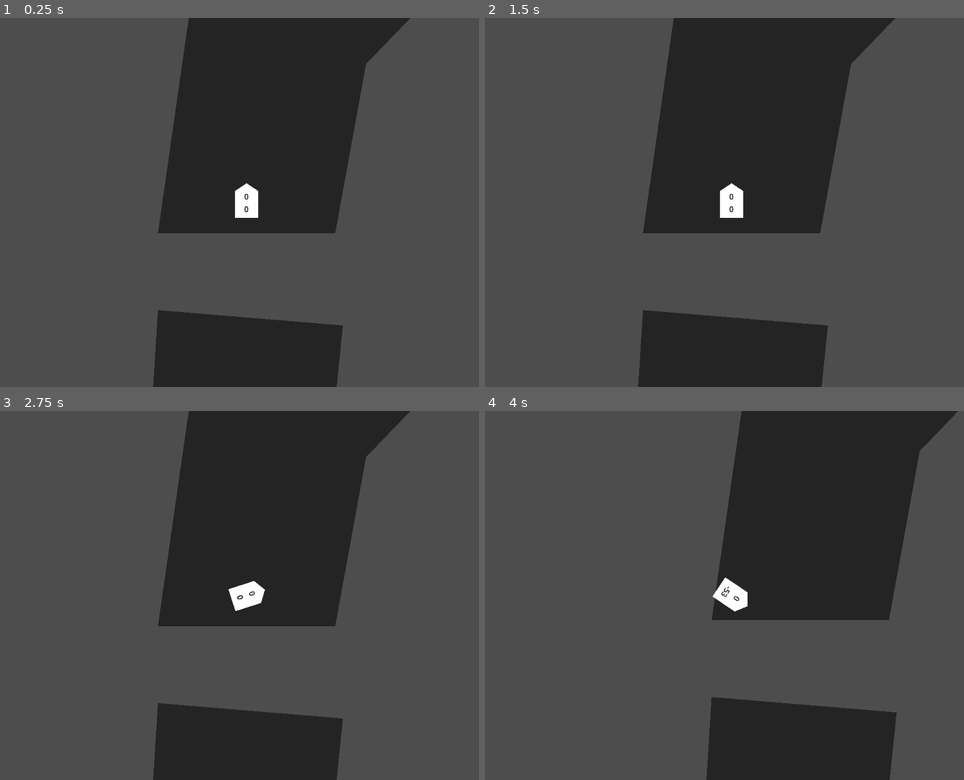
Above: before the commit, frames 1-4 (two rows, left to right).
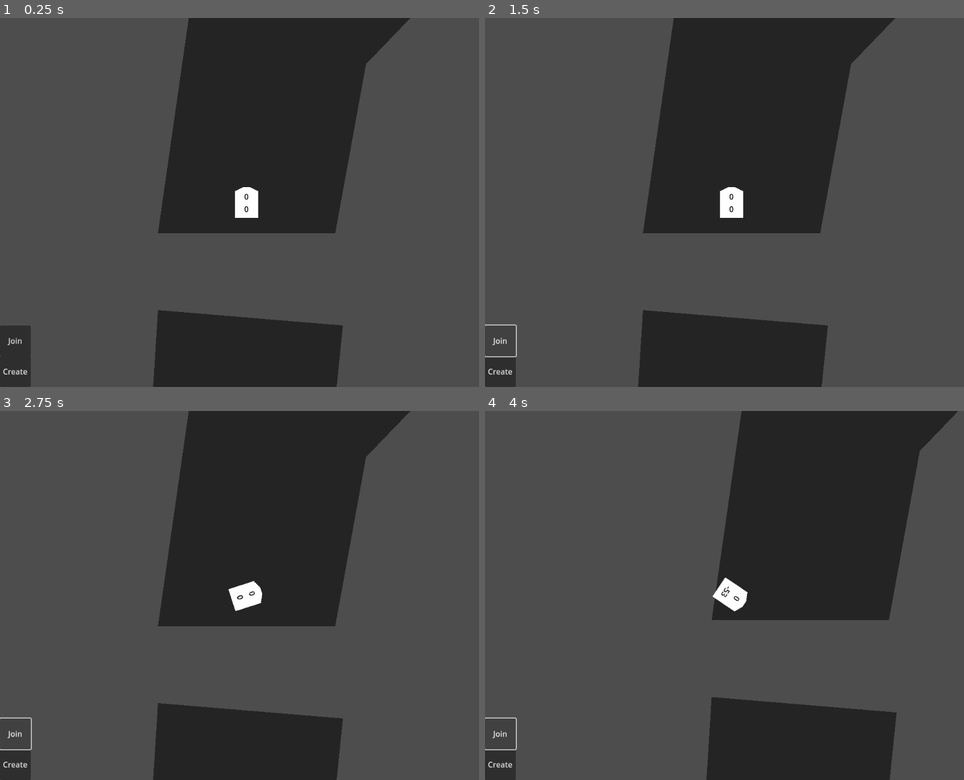
Above: after the commit, the same moments.

Repository: Tab-e-n/web-racing-game
Game: Godot game, scene res://Tracks/test_scene.tscn
Two runs of this game, one before a commit and one after it. Both use one fixed random seed, a clock stepped at 60 frames per second and the inputs below.
Inputs (mouse positions are in pixels of both pictures, inside the frame that each line leads up to):
- Up to frame 1 (0.25 s): no input
- Up to frame 2 (1.5 s): click (499, 372) at 0.5 s, where only the run after the commit has a clickable "Create"; click (499, 342) at 1.25 s, where only the run after the commit has a clickable "Join"
- Up to frame 3 (2.75 s): hold Right (right) from 2.03 s (still down)
- Up to frame 4 (4 s): release Right (right) at 2.78 s; hold Down (down) 2.78-3.53 s; hold Right (right) from 3.53 s (still down)

The runs differ from the first frame. In frame 1, 1.1% of the frame differs, in the area x 0-54%, y 44-100%; in frame 2, 0.6%; in frame 3, 0.6%; in frame 4, 0.6%.

Commit message:
web veci start

Diff:
--- /dev/null
+++ b/Objects/camera.tscn
@@ -0,0 +1,6 @@
+[gd_scene load_steps=2 format=3 uid="uid://buw70a4g4fxay"]
+
+[ext_resource type="Script" path="res://Scripts/camera.gd" id="1_cdspg"]
+
+[node name="camera" type="Camera2D"]
+script = ExtResource("1_cdspg")
--- /dev/null
+++ b/Objects/opponent_visualizer.tscn
@@ -0,0 +1,6 @@
+[gd_scene load_steps=2 format=3 uid="uid://d1u3cho1sh1kk"]
+
+[ext_resource type="Script" path="res://Scripts/opponent_visualizer.gd" id="1_txqe7"]
+
+[node name="opponent_visualizer" type="Node2D"]
+script = ExtResource("1_txqe7")
--- a/Objects/racecar.tscn
+++ b/Objects/racecar.tscn
@@ -1,7 +1,8 @@
-[gd_scene load_steps=4 format=3 uid="uid://dq4jcgjndycyl"]
+[gd_scene load_steps=5 format=3 uid="uid://dq4jcgjndycyl"]
 
 [ext_resource type="Script" path="res://Scripts/racecar.gd" id="1_xv4uw"]
 [ext_resource type="Texture2D" uid="uid://doxnw8vkcqiag" path="res://Textures/debug_vector.png" id="2_4oll1"]
+[ext_resource type="Texture2D" uid="uid://c56eq264u8rd4" path="res://Textures/placeholder_car.png" id="2_47ljj"]
 
 [sub_resource type="RectangleShape2D" id="RectangleShape2D_1j6se"]
 size = Vector2(48, 64)
@@ -9,8 +10,8 @@
 [node name="Racecar" type="CharacterBody2D"]
 script = ExtResource("1_xv4uw")
 
-[node name="placeholder" type="Polygon2D" parent="."]
-polygon = PackedVector2Array(-24, 32, 24, 32, 24, -24, 0, -40, -24, -24)
+[node name="placeholder" type="Sprite2D" parent="."]
+texture = ExtResource("2_47ljj")
 
 [node name="collision" type="CollisionShape2D" parent="."]
 shape = SubResource("RectangleShape2D_1j6se")
--- /dev/null
+++ b/Objects/track_loader.tscn
@@ -0,0 +1,6 @@
+[gd_scene load_steps=2 format=3 uid="uid://be2hnvy4ty6sv"]
+
+[ext_resource type="Script" path="res://Scripts/track_loader.gd" id="1_lq12n"]
+
+[node name="track_loader" type="Node2D"]
+script = ExtResource("1_lq12n")
--- /dev/null
+++ b/Scripts/Netcode.gd
@@ -0,0 +1,147 @@
+extends Node
+
+# Autoload named Lobby
+
+# These signals can be connected to by a UI lobby scene or the game scene.
+signal player_connected(peer_id, player_info)
+signal player_disconnected(peer_id)
+signal server_disconnected
+
+const PORT = 7000
+const DEFAULT_SERVER_IP = "127.0.0.1" # IPv4 localhost
+const MAX_CONNECTIONS = 20
+
+# This will contain player info for every player,
+# with the keys being each player's unique IDs.
+var players = {}
+# This is the local player info. This should be modified locally
+# before the connection is made. It will be passed to every other peer.
+# For example, the value of "name" can be set to something the player
+# entered in a UI scene.
+var player_info = {
+	"name": "Name",
+	"palette" : 0,
+}
+var players_loaded = 0
+var is_a_player : bool = true
+var is_a_spectator : bool = false
+
+var current_track_name : String = ""
+
+var rcp_delay : int = 0
+
+func _ready():
+	multiplayer.peer_connected.connect(_on_player_connected)
+	multiplayer.peer_disconnected.connect(_on_player_disconnected)
+	multiplayer.connected_to_server.connect(_on_connected_ok)
+	multiplayer.connection_failed.connect(_on_connected_fail)
+	multiplayer.server_disconnected.connect(_on_server_disconnected)
+
+
+func _physics_process(delta):
+	if multiplayer.multiplayer_peer != null:
+		if multiplayer.is_server():
+			rcp_delay += 1
+			if rcp_delay >= 3:
+				get_car_data.rpc()
+				rcp_delay = 0
+#			print("server")
+
+
+func join_game(address = ""):
+	if address.is_empty():
+		address = DEFAULT_SERVER_IP
+	var peer = ENetMultiplayerPeer.new()
+	var error = peer.create_client(address, PORT)
+	if error:
+		return error
+	multiplayer.multiplayer_peer = peer
+
+
+func create_game():
+	var peer = ENetMultiplayerPeer.new()
+	var error = peer.create_server(PORT, MAX_CONNECTIONS)
+	if error:
+		return error
+	multiplayer.multiplayer_peer = peer
+
+	players[1] = player_info
+	player_connected.emit(1, player_info)
+
+
+func remove_multiplayer_peer():
+	multiplayer.multiplayer_peer = null
+
+
+# When the server decides to start the game from a UI scene,
+# do Lobby.load_game.rpc(filepath)
+#@rpc("call_local", "reliable")
+#func load_game(game_scene_path):
+#	get_tree().change_scene_to_file(game_scene_path)
+
+@rpc("authority", "call_local", "unreliable")
+func get_car_data():
+	if is_a_spectator or not is_a_player:
+		return
+	if get_tree().current_scene.has_method("get_car_data"):
+		var car_data = get_tree().current_scene.get_car_data()
+		send_car_data.rpc(car_data)
+
+@rpc("any_peer", "call_remote", "unreliable")
+func send_car_data(car_data : Dictionary):
+	var peer_id = multiplayer.get_remote_sender_id()
+	if players.has(peer_id):
+		players[peer_id]["car_data"] = car_data.duplicate()
+#		print("data_recieved")
+
+@rpc("authority", "call_local", "reliable")
+func send_game_info(game_info : Dictionary):
+	current_track_name = game_info["track_name"]
+
+# Every peer will call this when they have loaded the game scene.
+#@rpc("any_peer", "call_local", "reliable")
+#func player_loaded():
+#	if multiplayer.is_server():
+#		players_loaded += 1
+#		if players_loaded == players.size():
+#			$/root/Game.start_game()
+#			players_loaded = 0
+
+
+# When a peer connects, send them my player info.
+# This allows transfer of all desired data for each player, not only the unique ID.
+func _on_player_connected(id):
+	_register_player.rpc_id(id, player_info)
+	if multiplayer.is_server():
+		var game_info = {}
+		game_info["track_name"] = current_track_name
+		send_game_info.rpc_id(id, game_info)
+
+
+@rpc("any_peer", "reliable")
+func _register_player(new_player_info):
+#	print("register")
+	var new_player_id = multiplayer.get_remote_sender_id()
+	players[new_player_id] = new_player_info
+	player_connected.emit(new_player_id, new_player_info)
+
+
+func _on_player_disconnected(id):
+	players.erase(id)
+	player_disconnected.emit(id)
+
+
+func _on_connected_ok():
+	var peer_id = multiplayer.get_unique_id()
+	players[peer_id] = player_info
+	player_connected.emit(peer_id, player_info)
+
+
+func _on_connected_fail():
+	multiplayer.multiplayer_peer = null
+
+
+func _on_server_disconnected():
+	multiplayer.multiplayer_peer = null
+	players.clear()
+	server_disconnected.emit()
--- /dev/null
+++ b/Scripts/camera.gd
@@ -0,0 +1,6 @@
+extends Camera2D
+
+func _physics_process(delta):
+	var target = get_parent().get_node("Racecar")
+	if target != null:
+		position = target.position
--- /dev/null
+++ b/Scripts/dev_line_tool.gd
@@ -0,0 +1,40 @@
+@tool
+extends Line2D
+
+class_name dev_line_tool
+
+@export var reload : bool = false
+@export_category("Car Simulation")
+@export var enable_car_simulation_turn : bool = false
+@export var car_simulation_curr_speed : float = 690
+@export var car_simulation_turn_speed : float = 0.03
+@export var car_simulation_end_rotation : float = PI/2
+
+func _ready():
+	if not Engine.is_editor_hint():
+		queue_free()
+	else:
+		var dot : Sprite2D = Sprite2D.new()
+		dot.texture = preload("res://Textures/debug_point.png")
+		add_child(dot)
+		modulate = Color(1, 0, 1, 0.5)
+		width = 2
+
+func _physics_process(delta):
+	if enable_car_simulation_turn:
+		if reload:
+			clear_points()
+			var repetitions : int = 0
+			var current_rot = 0
+			var point = Vector2(0, 0)
+			add_point(point)
+			while abs(current_rot) < car_simulation_end_rotation:
+				point.x += sin(current_rot) * car_simulation_curr_speed * delta
+				point.y += -cos(current_rot) * car_simulation_curr_speed * delta
+				add_point(point)
+				current_rot += car_simulation_turn_speed
+				repetitions += 1
+				if repetitions >= 1024:
+					break
+
+	reload = false
--- /dev/null
+++ b/Scripts/opponent_visualizer.gd
@@ -0,0 +1,24 @@
+extends Node2D
+
+func _ready():
+	position = Vector2(0, 0)
+
+func _physics_process(delta):
+	for i in Net.players.keys():
+		if i == Net.multiplayer.get_unique_id():
+			continue
+		if not has_node(String.num(i)):
+			var new_op : Sprite2D = Sprite2D.new()
+			new_op.texture = preload("res://Textures/placeholder_car.png")
+			new_op.name = String.num(i)
+			new_op.modulate = Color.DIM_GRAY
+			add_child(new_op)
+	for op in get_children():
+		if not Net.players.has(int(String(op.name))):
+			op.queue_free()
+			continue
+		if not Net.players[int(String(op.name))].has("car_data"):
+			continue
+		var car_data = Net.players[int(String(op.name))]["car_data"]
+		op.rotation =  car_data["rotation"]
+		op.position =  car_data["position"]
--- a/Scripts/racecar.gd
+++ b/Scripts/racecar.gd
@@ -21,10 +21,15 @@
 
 var state_sliding = false
 
+var is_taking_inputs = true
+
 func _ready():
 	motion_mode = MOTION_MODE_FLOATING
 
 func _physics_process(_delta):
+	if Net.is_a_spectator:
+		visible = false
+		return
 
 	if switching_gears_timer > 0:
 		switching_gears_timer -= 1
@@ -40,34 +45,33 @@
 		physics_sliding()
 	else:
 		physics_normal()
-	move_and_slide()
 
 	$last_coll_rot.global_rotation = last_coll_rot
 
-	for i in get_slide_collision_count():
-		var coll = get_slide_collision(i)
-		var wall_angle = coll.get_normal().angle() + PI/2
-		$last_coll_rot.global_rotation = wall_angle
-
-
-		var new_angle
-		if rotation_distance(wall_angle, flip_angle(rotation)) < PI/6:
-			new_angle = flip_angle(wall_angle)
-		elif rotation_distance(wall_angle, rotation) < PI/6:
-			new_angle = wall_angle
-		else:
-			new_angle = wall_rotation_change(rotation, wall_angle)
-#		if cur_speed < 0:
-#			new_angle = flip_angle(new_angle)
-		$new_rot.global_rotation = new_angle
-
-		var angle_dist = rotation_distance(new_angle, rotation)
-		var angle_sign = rotation_sign(rotation, new_angle)
-		rotation += angle_dist * angle_sign * 0.05
-#		print(rotation_apply_percent)
-#		print($last_coll_rot.global_rotation)
-
-	if get_slide_collision_count() > 0:
+	if move_and_slide():
+		for i in get_slide_collision_count():
+			var coll = get_slide_collision(i)
+			var wall_angle = coll.get_normal().angle() + PI/2
+			$last_coll_rot.global_rotation = wall_angle
+
+
+			var new_angle
+			if rotation_distance(wall_angle, flip_angle(rotation)) < PI/6:
+				new_angle = flip_angle(wall_angle)
+			elif rotation_distance(wall_angle, rotation) < PI/6:
+				new_angle = wall_angle
+			else:
+				new_angle = wall_rotation_change(rotation, wall_angle)
+	#		if cur_speed < 0:
+	#			new_angle = flip_angle(new_angle)
+			$new_rot.global_rotation = new_angle
+
+			var angle_dist = rotation_distance(new_angle, rotation)
+			var angle_sign = rotation_sign(rotation, new_angle)
+			rotation += angle_dist * angle_sign * 0.05
+	#		print(rotation_apply_percent)
+	#		print($last_coll_rot.global_rotation)
+
 		velocity = get_real_velocity()
 		if pythagoras(velocity.x, velocity.y) < cur_speed:
 			cur_speed = pythagoras(velocity.x, velocity.y)
@@ -93,13 +97,13 @@
 #	if Input.is_action_pressed("right"):
 #		turn_direction = 1
 #
-	if Input.is_action_pressed("left"):
+	if Input.is_action_pressed("left") and is_taking_inputs:
 		rotation -= TURN_SPEED
-	if Input.is_action_pressed("right"):
+	if Input.is_action_pressed("right") and is_taking_inputs:
 		rotation += TURN_SPEED
 
 	if switching_gears_timer == 0:
-		if Input.is_action_pressed("up"):
+		if Input.is_action_pressed("up") and is_taking_inputs:
 			if cur_speed < TOP_SPEED:
 				cur_speed += ACCELERATION - GEAR_ACC_DECREASE[gear]
 				if cur_speed > TOP_SPEED:
@@ -107,7 +111,7 @@
 			if friction_reduction < FRICTION:
 				friction_reduction += 1
 
-		if Input.is_action_pressed("down"):
+		if Input.is_action_pressed("down") and is_taking_inputs:
 			if cur_speed > -TOP_SPEED_BACK:
 				cur_speed -= DECCELERATION
 				if cur_speed < -TOP_SPEED_BACK:
@@ -127,7 +131,7 @@
 			gear = expected_gear
 			switching_gears_timer = 30
 
-	if !Input.is_action_pressed("up") and !Input.is_action_pressed("down") and friction_reduction > 0:
+	if ((!Input.is_action_pressed("up") and !Input.is_action_pressed("down")) or !is_taking_inputs) and friction_reduction > 0:
 		friction_reduction -= 1
 
 	if cur_speed != 0:
@@ -144,9 +148,9 @@
 
 func physics_sliding():
 
-	if Input.is_action_pressed("left"):
+	if Input.is_action_pressed("left") and is_taking_inputs:
 		rotation -= TURN_SPEED_SLIDING
-	if Input.is_action_pressed("right"):
+	if Input.is_action_pressed("right") and is_taking_inputs:
 		rotation += TURN_SPEED_SLIDING
 
 	var pyth = pythagoras(velocity.x, velocity.y)
@@ -157,16 +161,16 @@
 		velocity_cos = (velocity.y / pyth)
 
 	if switching_gears_timer == 0:
-		if Input.is_action_pressed("up"):
+		if Input.is_action_pressed("up") and is_taking_inputs:
 			velocity.x += sin(rotation) * ACCELERATION
 			velocity.y -= cos(rotation) * ACCELERATION
 
-		if Input.is_action_pressed("down") and pyth > 10:
+		if Input.is_action_pressed("down") and is_taking_inputs and pyth > 10:
 			velocity.x -= velocity_sin * DECCELERATION
 			velocity.y -= velocity_cos * DECCELERATION
 
 
-	if !Input.is_action_pressed("up") and !Input.is_action_pressed("down"):
+	if (!Input.is_action_pressed("up") and !Input.is_action_pressed("down")) or !is_taking_inputs:
 		if friction_reduction > 0:
 			friction_reduction -= 1
 
--- /dev/null
+++ b/Scripts/track_loader.gd
@@ -0,0 +1 @@
+extends Node2D
--- a/Tracks/test_scene.tscn
+++ b/Tracks/test_scene.tscn
@@ -1,6 +1,28 @@
-[gd_scene load_steps=3 format=3 uid="uid://db1idhlcf3swl"]
+[gd_scene load_steps=5 format=3 uid="uid://db1idhlcf3swl"]
 
+[ext_resource type="PackedScene" uid="uid://d1u3cho1sh1kk" path="res://Objects/opponent_visualizer.tscn" id="1_b0l6y"]
 [ext_resource type="PackedScene" uid="uid://dq4jcgjndycyl" path="res://Objects/racecar.tscn" id="1_i6yhx"]
+
+[sub_resource type="GDScript" id="GDScript_a8vj5"]
+script/source = "extends Node2D
+
+
+func get_car_data():
+	var data = {}
+	data[\"position\"] = $Racecar.position
+	data[\"rotation\"] = $Racecar.rotation
+#	data[\"gear\"] = $Racecar.gear
+#	data[\"cur_speed\"] = $Racecar.cur_speed
+#	data[\"state_sliding\"] = $Racecar.state_sliding
+	return data
+
+func _on_create_pressed():
+	print(Net.create_game())
+
+
+func _on_join_pressed():
+	print(Net.join_game())
+"
 
 [sub_resource type="GDScript" id="GDScript_4g0n2"]
 script/source = "extends Camera2D
@@ -10,6 +32,7 @@
 "
 
 [node name="test_scene" type="Node2D"]
+script = SubResource("GDScript_a8vj5")
 
 [node name="track1" type="Polygon2D" parent="."]
 color = Color(0.145098, 0.145098, 0.145098, 1)
@@ -20,16 +43,35 @@
 color = Color(0.145098, 0.145098, 0.145098, 1)
 polygon = PackedVector2Array(320, 352, 392, 88, 776, -56, 1136, 80, 1408, 224, 1752, 200, 1960, 32, 2408, -256, 2920, - …(1185 unchanged characters)…
 
+[node name="opponent_visualizer" parent="." instance=ExtResource("1_b0l6y")]
+
 [node name="Racecar" parent="." instance=ExtResource("1_i6yhx")]
 position = Vector2(192, 256)
 
 [node name="Camera2D" type="Camera2D" parent="."]
 script = SubResource("GDScript_4g0n2")
 
+[node name="create" type="Button" parent="Camera2D"]
+offset_left = -512.0
+offset_top = 320.0
+offset_right = -448.0
+offset_bottom = 384.0
+text = "Create"
+
+[node name="join" type="Button" parent="Camera2D"]
+offset_left = -512.0
+offset_top = 256.0
+offset_right = -448.0
+offset_bottom = 320.0
+text = "Join"
+
 [node name="StaticBody2D" type="StaticBody2D" parent="."]
 
 [node name="Polygon2D" type="Polygon2D" parent="StaticBody2D"]
-polygon = PackedVector2Array(1984, 832, 2048, 896, 2240, 896, 2304, 832, 2304, 640, 2240, 576, 2048, 576, 1984, 640)
+polygon = PackedVector2Array(1984, 832, 2048, 896, 2376, 1048, 2416, 800, 2488, 576, 2592, 408, 2120, 232, 1984, 640)
 
 [node name="CollisionPolygon2D" type="CollisionPolygon2D" parent="StaticBody2D"]
-polygon = PackedVector2Array(1984, 832, 2048, 896, 2240, 896, 2304, 832, 2304, 640, 2240, 576, 2048, 576, 1984, 640)
+polygon = PackedVector2Array(1984, 832, 2048, 896, 2376, 1048, 2416, 800, 2488, 576, 2592, 408, 2120, 232, 1984, 640)
+
+[connection signal="pressed" from="Camera2D/create" to="." method="_on_create_pressed"]
+[connection signal="pressed" from="Camera2D/join" to="." method="_on_join_pressed"]
--- /dev/null
+++ b/gameplay.tscn
@@ -0,0 +1,16 @@
+[gd_scene load_steps=5 format=3 uid="uid://c64snpqm6f4ah"]
+
+[ext_resource type="PackedScene" uid="uid://d1u3cho1sh1kk" path="res://Objects/opponent_visualizer.tscn" id="1_0oath"]
+[ext_resource type="PackedScene" uid="uid://be2hnvy4ty6sv" path="res://Objects/track_loader.tscn" id="1_3amlh"]
+[ext_resource type="PackedScene" uid="uid://dq4jcgjndycyl" path="res://Objects/racecar.tscn" id="1_po648"]
+[ext_resource type="PackedScene" uid="uid://buw70a4g4fxay" path="res://Objects/camera.tscn" id="4_50n4o"]
+
+[node name="gameplay" type="Node2D"]
+
+[node name="track_loader" parent="." instance=ExtResource("1_3amlh")]
+
+[node name="opponent_visualizer" parent="." instance=ExtResource("1_0oath")]
+
+[node name="Racecar" parent="." instance=ExtResource("1_po648")]
+
+[node name="camera" parent="." instance=ExtResource("4_50n4o")]
--- a/project.godot
+++ b/project.godot
@@ -18,6 +18,7 @@
 [autoload]
 
 Global="*res://Scripts/Global.gd"
+Net="*res://Scripts/Netcode.gd"
 
 [display]
 
Binary file added: Textures/debug_point.png
Not shown, added: Textures/debug_point.png.import
Binary file added: Textures/placeholder_car.png
Not shown, added: Textures/placeholder_car.png.import
